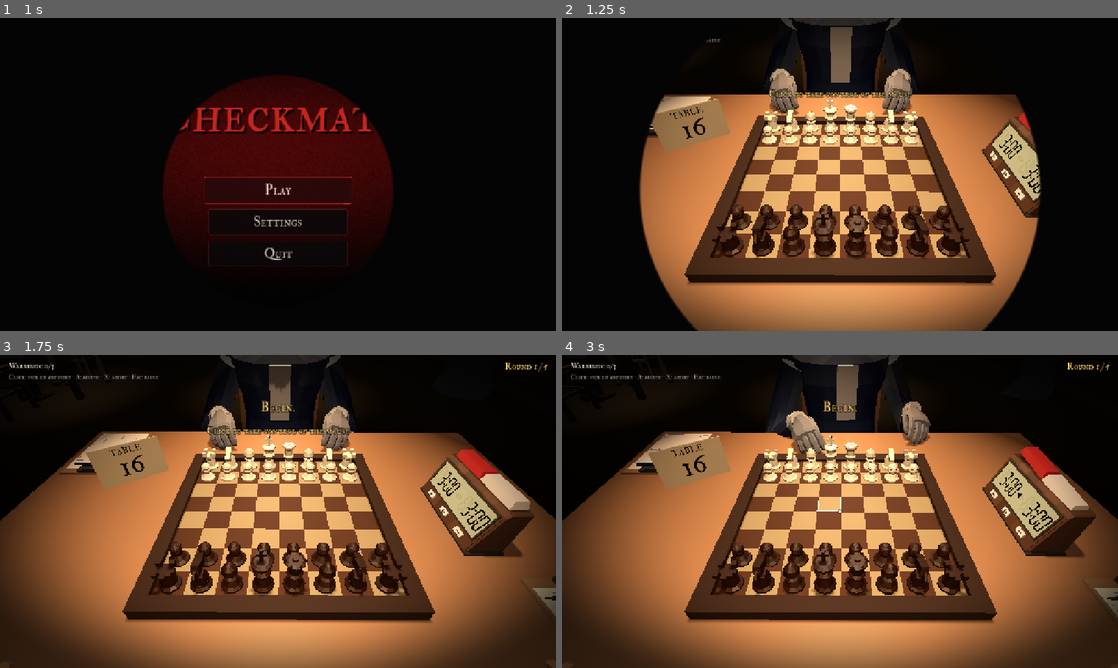
Above: before the commit, frames 1-4 (two rows, left to right).
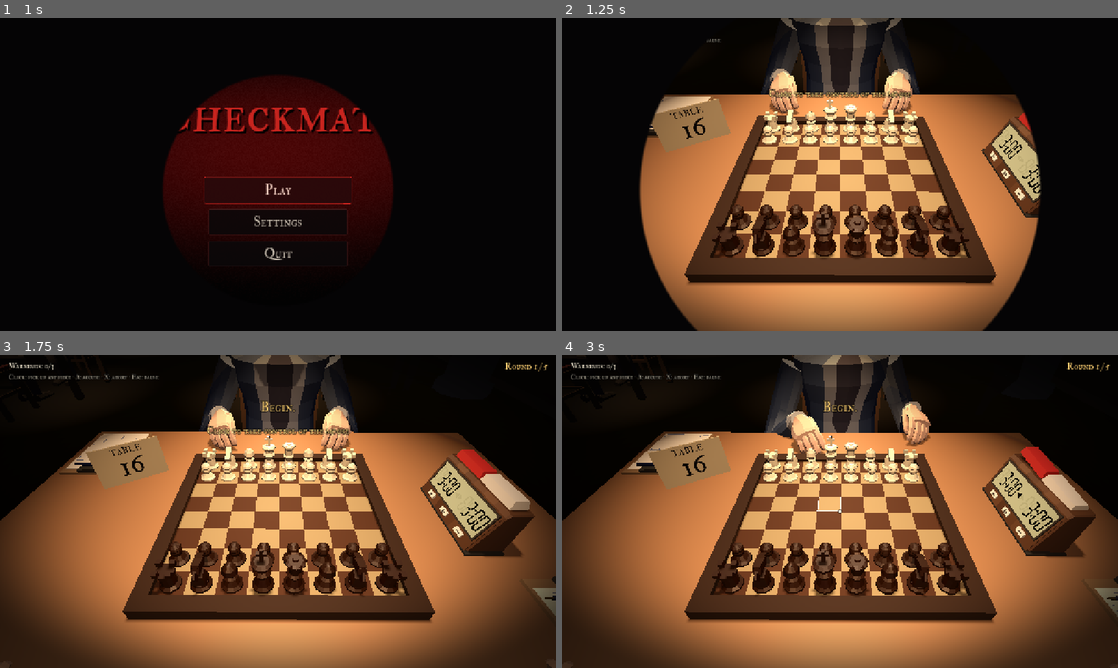
Above: after the commit, the same moments.

Repository: alan-pv/GJ-Horror
Game: Godot game, scene res://src/ui/main_menu.tscn
The game is run twice, just before and just after one commit, with the same random seed, the same clock (stepped at 60 frames per second) and the same inputs. Sound files missing from this copy of the repository are replaced by a short silence.
Inputs (mouse positions are in pixels of both pictures, inside the frame that each line leads up to):
- Up to frame 1 (1 s): click "Play" at 0.5 s
- Up to frame 2 (1.25 s): no input
- Up to frame 3 (1.75 s): tap Enter at 1.25 s; move the mouse to (400, 495) at 1.27 s; hold A (accuse) from 1.28 s (still down); click (400, 495) at 1.42 s; tap Space at 1.52 s
- Up to frame 4 (3 s): release A (accuse) at 2 s; tap Enter at 2, 2.75 s; drag from (728, 527) to (812, 574) at 2.02 s; move the mouse to (895, 442) at 2.77 s; tap Keypad Enter at 2.85 s; click (895, 442) at 2.92 s

Frame 1 is identical in both runs. In frame 2, 3.1% of the frame differs, in the area x 36-64%, y 0-31%; in frame 3, 3.0%; in frame 4, 3.3%, in the area x 36-67%, y 0-32%.

Commit message:
added bugs

Diff:
--- a/src/ui/main_menu.tscn
+++ b/src/ui/main_menu.tscn
@@ -1,10 +1,12 @@
-[gd_scene load_steps=2 format=3]
+[gd_scene format=3 uid="uid://cl6x5s03mt228"]
 
-[ext_resource type="Script" path="res://src/ui/main_menu.gd" id="1_menu"]
+[ext_resource type="Script" uid="uid://dqenaeat4sq4l" path="res://src/ui/main_menu.gd" id="1_menu"]
 
-[node name="MainMenu" type="Control"]
+[node name="MainMenu" type="Control" unique_id=1681754749]
 layout_mode = 3
 anchors_preset = 15
 anchor_right = 1.0
 anchor_bottom = 1.0
+grow_horizontal = 2
+grow_vertical = 2
 script = ExtResource("1_menu")
Binary file changed: assets/models/characters/player.glb
